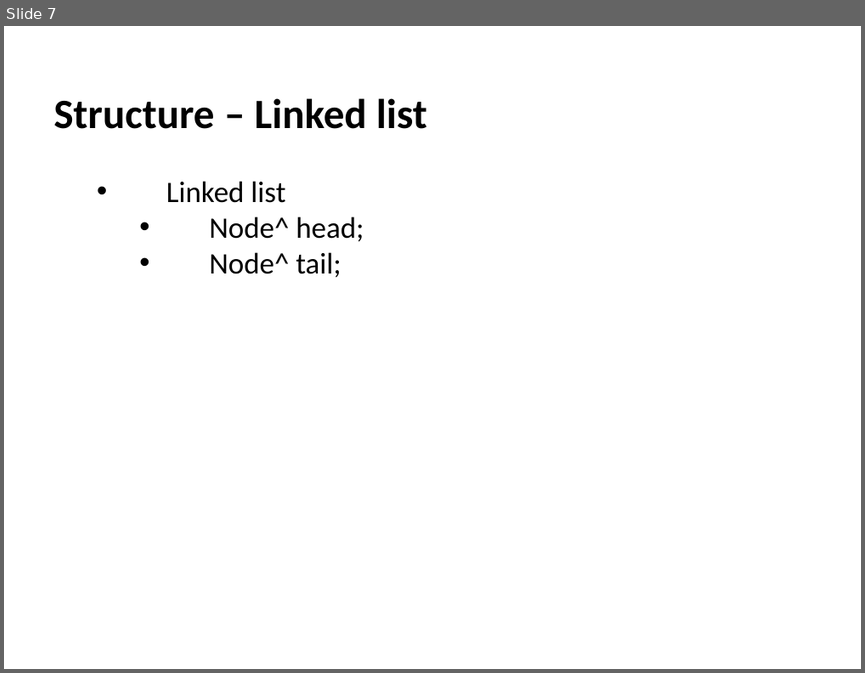
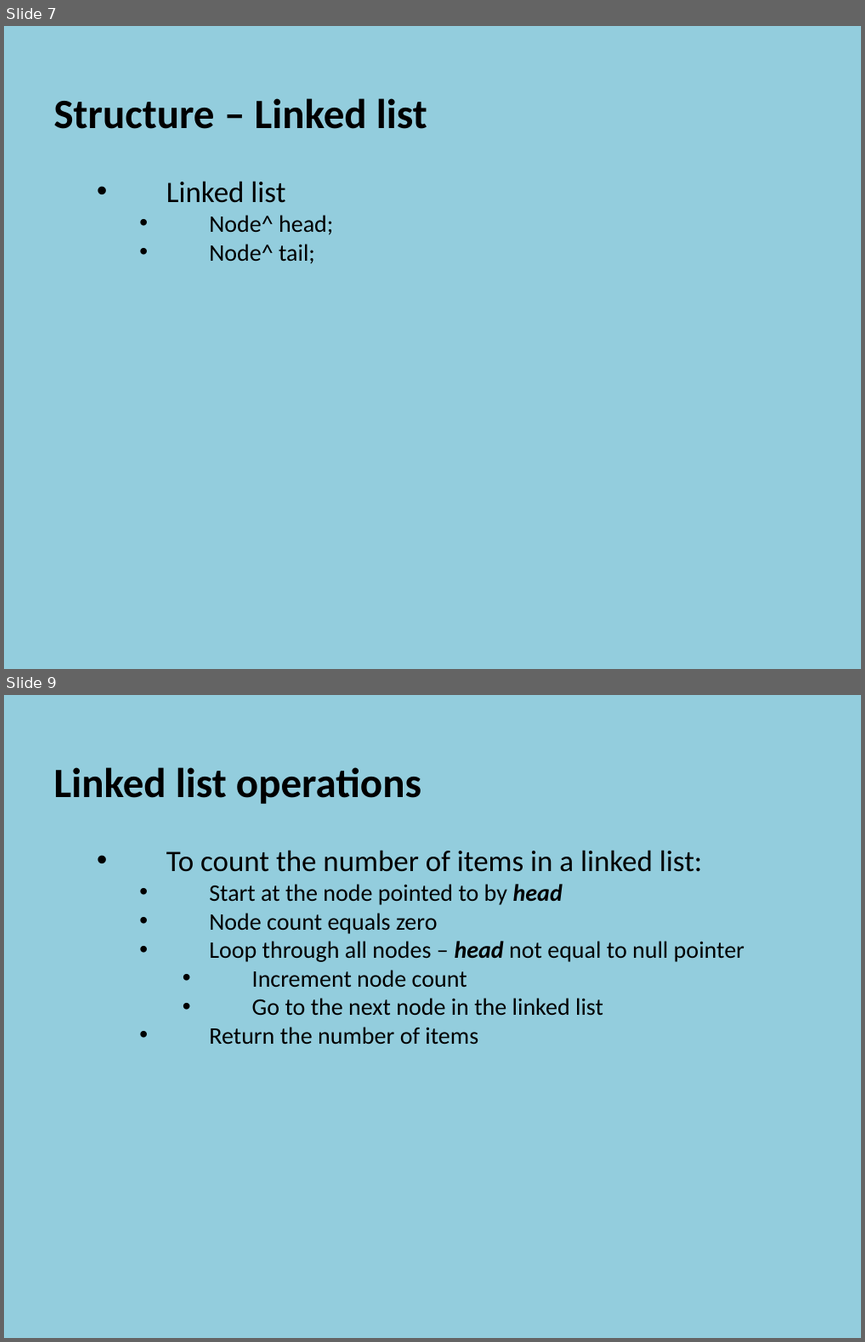
Before and after one commit to szetko/course-materials, a slide deck: Programming 4/03.1 Linked Lists/03.1 Linked Lists.pptx. Shown one above the other, each under a label of ours: slide 7 before the commit, slides 7 and 9 after it; the slides between them are not shown. The pictures are 865x673 and 865x1342 pixels, drawn with LibreOffice and Linux fonts; fonts in the diff are those of the drawing. Boxes give left, top, right and bottom in pixels: in the first picture for what was removed or moved away, otherwise in the second. Text is boxed around its words. In the diff, an @@ line names an element or a change of style, - is before the commit and + after.

Commit message:
Update PP - Linked Lists

```diff
--- a/Programming 4/03.1 Linked Lists/03.1 Linked Lists.pptx
+++ b/Programming 4/03.1 Linked Lists/03.1 Linked Lists.pptx
@@ slide 9 added at box(4, 695, 861, 1338), background #93CDDD @@
@@ text added at box(54, 767, 744, 1044), 20 pt, text #000000 @@
+  Linked list operations
+    • To count the number of items in a linked list:
+      • Start at the node pointed to by head
+      • Node count equals zero
+      • Loop through all nodes – head not equal to null pointer
+        • Increment node count
+        • Go to the next node in the linked list
+      • Return the number of items
@@ slide 7 changed as well @@
@@ background #FFFFFF to #93CDDD @@
@@ text at box(209, 215, 333, 264): size 25 to 20 pt in "Node^ head;", "Node^ tail;" @@
```
Also in this commit, not shown: 5 other slides changed, 25 other slides added, 1 slide removed, 1 other file.
